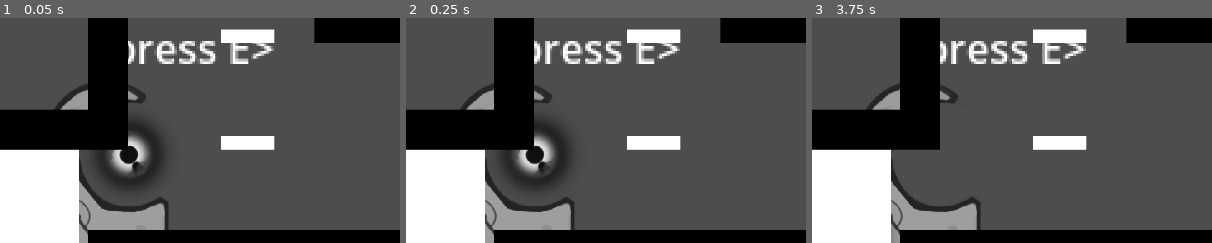
Above: before the commit, frames 1-3 (left to right).
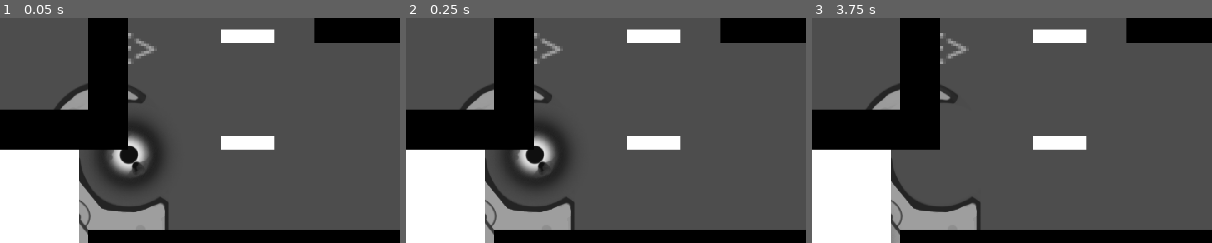
Above: after the commit, the same moments.

Repository: Lukko-Digital/upwell
Game: Godot game, scene res://src/main.tscn
Two runs of this game, one before a commit and one after it. Both use one fixed random seed, a clock stepped at 60 frames per second and the inputs below.
Inputs (mouse positions are % of the whole screen's width and height, from its top left):
- Up to frame 1 (0.05 s): no input
- Up to frame 2 (0.25 s): no input
- Up to frame 3 (3.75 s): tap E (interact) at 0.5, 1.25, 2, 3.5 s; move the mouse to (72, 45) at 0.52 s; hold Right mouse button (attract) 0.53-1.28 s; hold D (right) 0.53-2.03 s; click (72, 45) at 0.67 s; tap Space (jump) at 0.77, 1.52, 3.02 s; move the mouse to (30, 55) at 1.27 s; tap Shift (boost) at 1.35 s; move the mouse to (60, 28) at 2.02 s; hold A (left) 2.03-2.78 s; hold E (interact) 2.03-2.78 s; move the mouse to (45, 70) at 2.77 s; hold D (right) from 2.78 s (still down); click (45, 70) at 2.85 s; move the mouse to (80, 65) at 3.52 s; hold Right mouse button (attract) from 3.53 s (still down)
The pictures show only the part of the screen within x 46-96%, y 0-50%; the shares and areas given below are measured in that part.

The runs differ from the first frame. In frame 1, 2.0% of the frame differs, in the area x 32-69%, y 6-21%; in frame 2, 2.0%; in frame 3, 2.0%.
Error in both runs: Attempt to call function 'get_csv_line' in base 'null instance' on a null instance. (res://src/abstract_base_classes/npc.gd:17)

Commit message:
change tut text

Diff:
--- a/src/level_elements/clicker_holder.tscn
+++ b/src/level_elements/clicker_holder.tscn
@@ -29,9 +29,10 @@
 shape = SubResource("CircleShape2D_eoxif")
 
 [node name="InteractLabel" type="Label" parent="."]
+modulate = Color(1, 1, 1, 0.466667)
 offset_left = -22.0
 offset_top = -254.0
 offset_bottom = -231.0
 scale = Vector2(3.05878, 3.05878)
-text = "<press E>"
+text = "<E>"
 horizontal_alignment = 1
